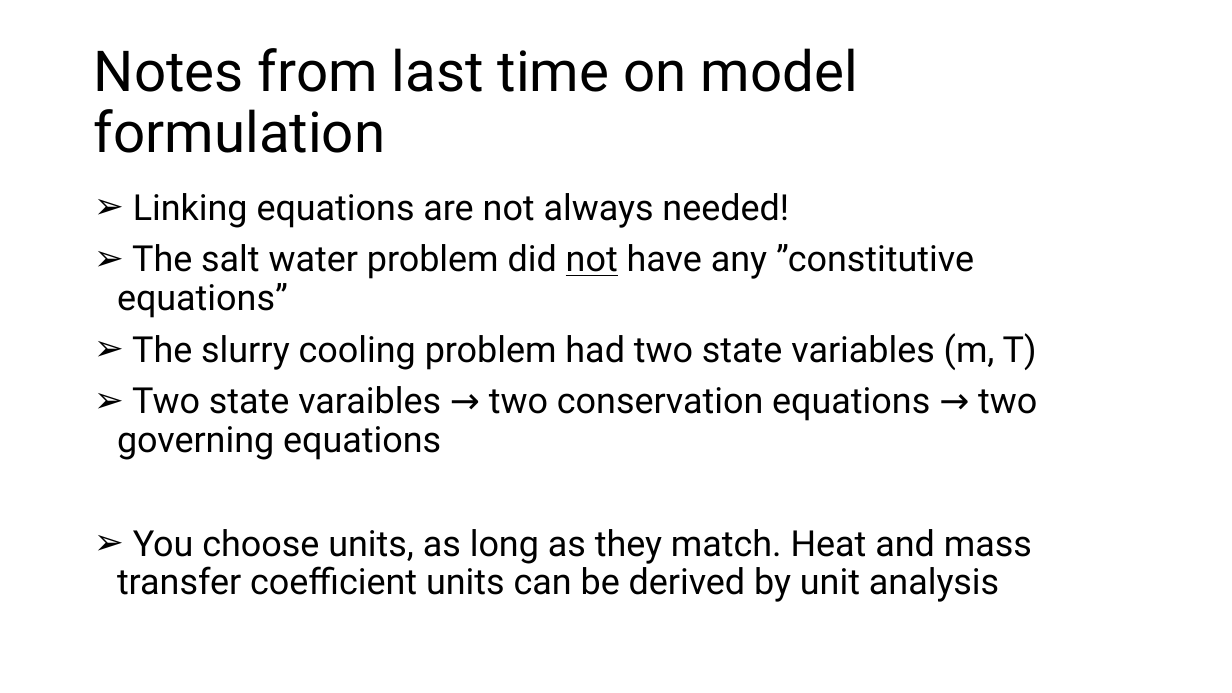
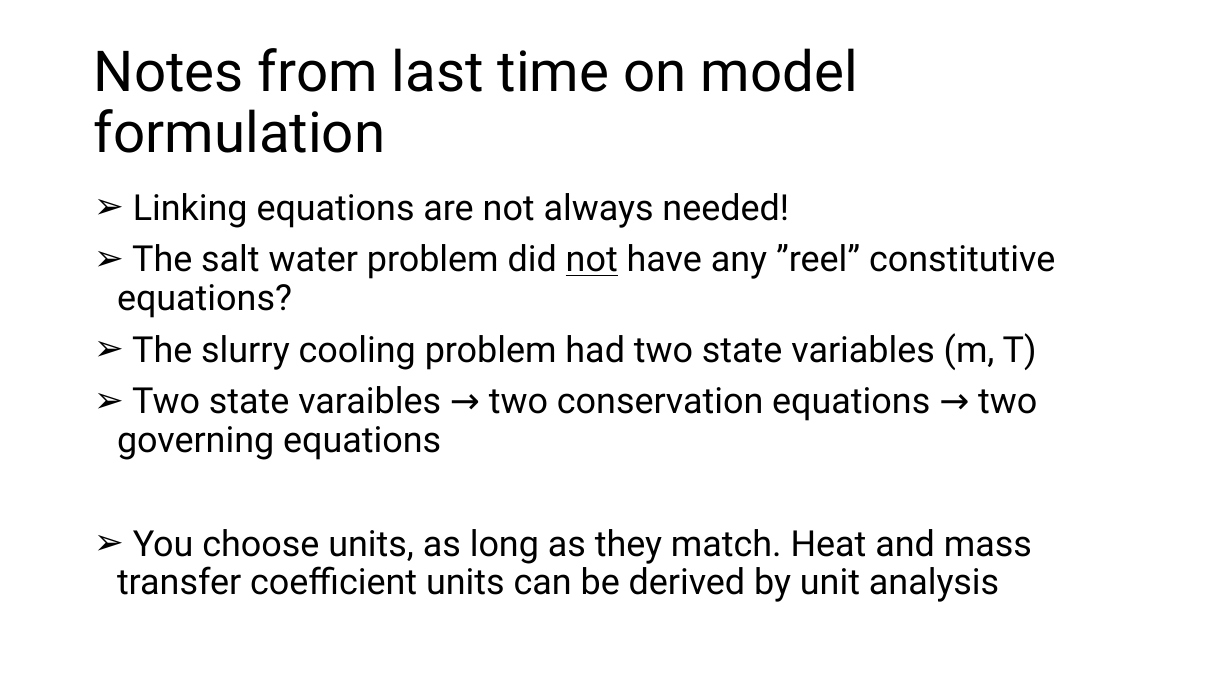
Before and after one commit to AU-BCE-EE/course-modelling-2026, a slide deck: slide 1 of classes/03-31-aug-solving-implementing/slides/solving-implementing.pptx. Drawn at 1232x693 pixels with LibreOffice and Linux fonts; fonts in the diff are those of the drawing. Boxes give left, top, right and bottom in pixels: in the first picture for what was removed or moved away, otherwise in the second. Text is boxed around its words. In the diff, an @@ line names an element or a change of style, - is before the commit and + after.

```diff
--- a/classes/03-31-aug-solving-implementing/slides/solving-implementing.pptx
+++ b/classes/03-31-aug-solving-implementing/slides/solving-implementing.pptx
@@ text at <box>117,244,1055,318</box>: text changed @@
-➢ The salt water problem did not have any ”constitutive equations”
+➢ The salt water problem did not have any ”reel” constitutive equations?
```
Also in this commit, not shown: 14 other files.
